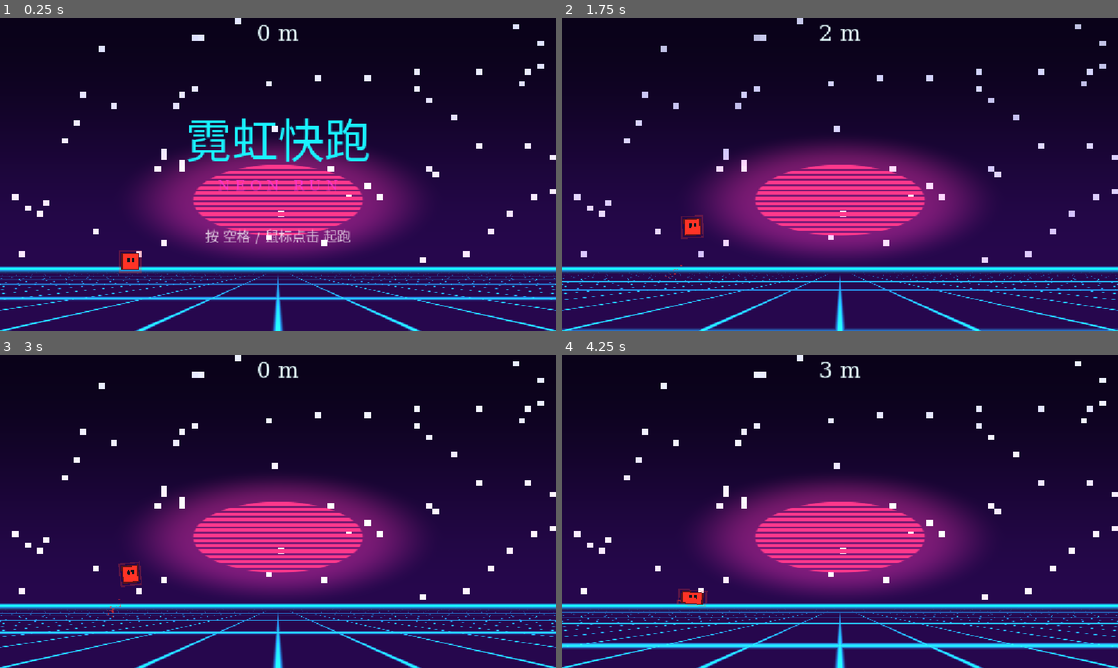
Above: before the commit, frames 1-4 (two rows, left to right).
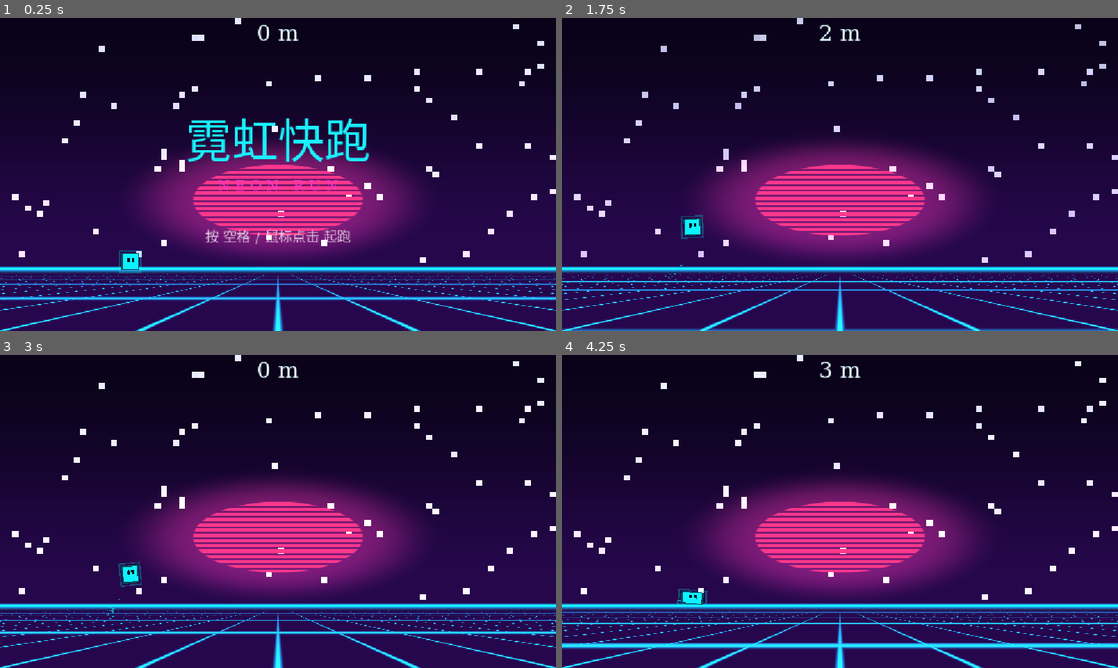
Above: after the commit, the same moments.

Repository: lenjiexiao/NeonRunner
Game: Godot game, scene res://scenes/Main.tscn
Same seed, same stepped clock (60 frames per second), same inputs: the game is played once before the commit and once after it.
Inputs (mouse positions are in pixels of both pictures, inside the frame that each line leads up to):
- Up to frame 1 (0.25 s): no input
- Up to frame 2 (1.75 s): tap Enter at 0.5 s; move the mouse to (962, 158) at 0.52 s; hold Up from 0.53 s (still down); tap R at 0.6, 1.35 s; click (962, 158) at 0.67 s; tap Space at 0.77, 1.52 s; move the mouse to (728, 190) at 1.27 s
- Up to frame 3 (3 s): move the mouse to (333, 442) at 2.02 s; release Up at 2.03 s; tap R at 2.1, 2.85 s; move the mouse to (250, 574) at 2.77 s; hold Up from 2.78 s (still down); click (250, 574) at 2.92 s
- Up to frame 4 (4.25 s): keep holding Up; tap Space at 3.02, 3.77 s; move the mouse to (1006, 558) at 3.52 s; tap R at 3.6 s

The runs differ from the first frame. In frame 1, 0.2% of the frame differs, in the area x 21-26%, y 74-82%; in frame 2, 0.2%; in frame 3, 0.2%; in frame 4, 0.2%.

Commit message:
Revert "✨ feat: 主角配色由霓虹青改为霓虹红"
This reverts commit d7c17262c3414485a93e4edbfc8ffea3c7734be6.

Diff:
--- a/scripts/main.gd
+++ b/scripts/main.gd
@@ -390,7 +390,7 @@
 	flash = 1.0
 	shake_time = 0.5
 	player.world_moving = false
-	_burst(player.position, Color(1.0, 0.2, 0.15), 40, 420.0, 0.8)
+	_burst(player.position, Color(0.05, 0.95, 1.0), 40, 420.0, 0.8)
 	player.visible = false
 	player.set_physics_process(false)
 	sfx_death_a.play()
--- a/scripts/player.gd
+++ b/scripts/player.gd
@@ -38,7 +38,7 @@
 	_sparks.gravity = Vector2(0.0, 500.0)
 	_sparks.scale_amount_min = 2.0
 	_sparks.scale_amount_max = 3.5
-	_sparks.color = Color(1.0, 0.2, 0.15, 0.55)
+	_sparks.color = Color(0.0, 0.95, 1.0, 0.55)
 	add_child(_sparks)
 
 func reset(x: float, y: float) -> void:
@@ -116,11 +116,11 @@
 func _draw() -> void:
 	# 外发光
 	draw_rect(Rect2(-HALF - 4.0, -HALF - 4.0, HALF * 2.0 + 8.0, HALF * 2.0 + 8.0),
-		Color(1.0, 0.25, 0.2, 0.25), false, 3.0)
+		Color(0.0, 1.0, 1.0, 0.25), false, 3.0)
 	# 暗底 + 亮面
-	draw_rect(Rect2(-HALF, -HALF, HALF * 2.0, HALF * 2.0), Color(0.35, 0.08, 0.1))
+	draw_rect(Rect2(-HALF, -HALF, HALF * 2.0, HALF * 2.0), Color(0.0, 0.3, 0.35))
 	draw_rect(Rect2(-HALF + 3.0, -HALF + 3.0, HALF * 2.0 - 6.0, HALF * 2.0 - 6.0),
-		Color(1.0, 0.2, 0.15))
+		Color(0.05, 0.95, 1.0))
 	# 眼睛
 	draw_rect(Rect2(-6.0, -8.0, 5.0, 9.0), Color(0.0, 0.08, 0.12))
 	draw_rect(Rect2(3.0, -8.0, 5.0, 9.0), Color(0.0, 0.08, 0.12))
